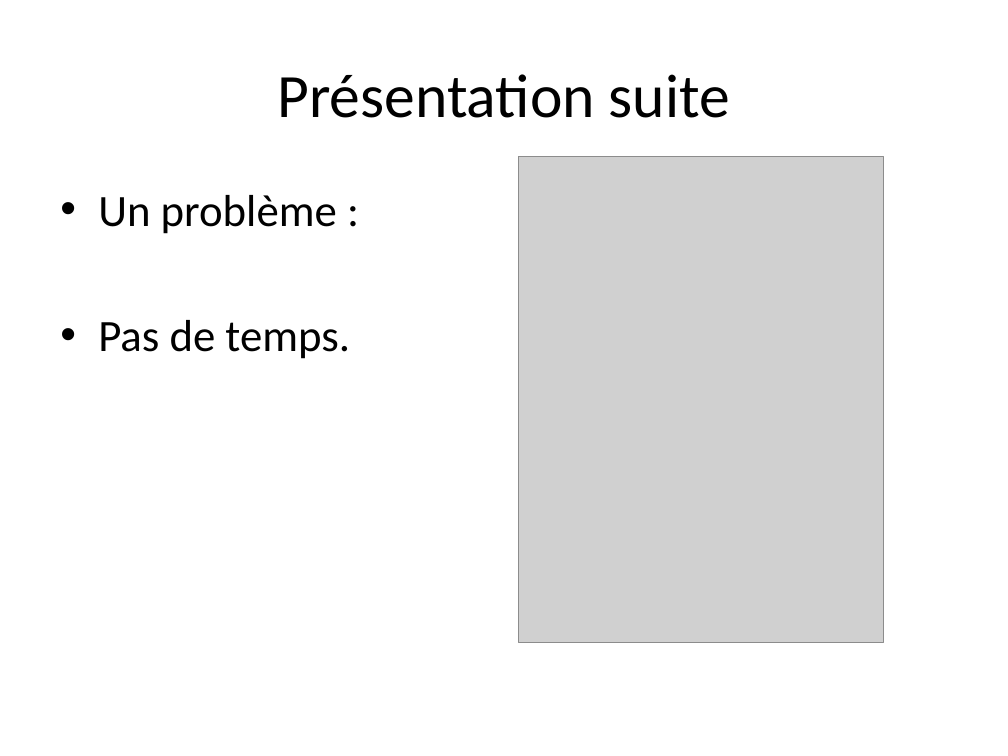
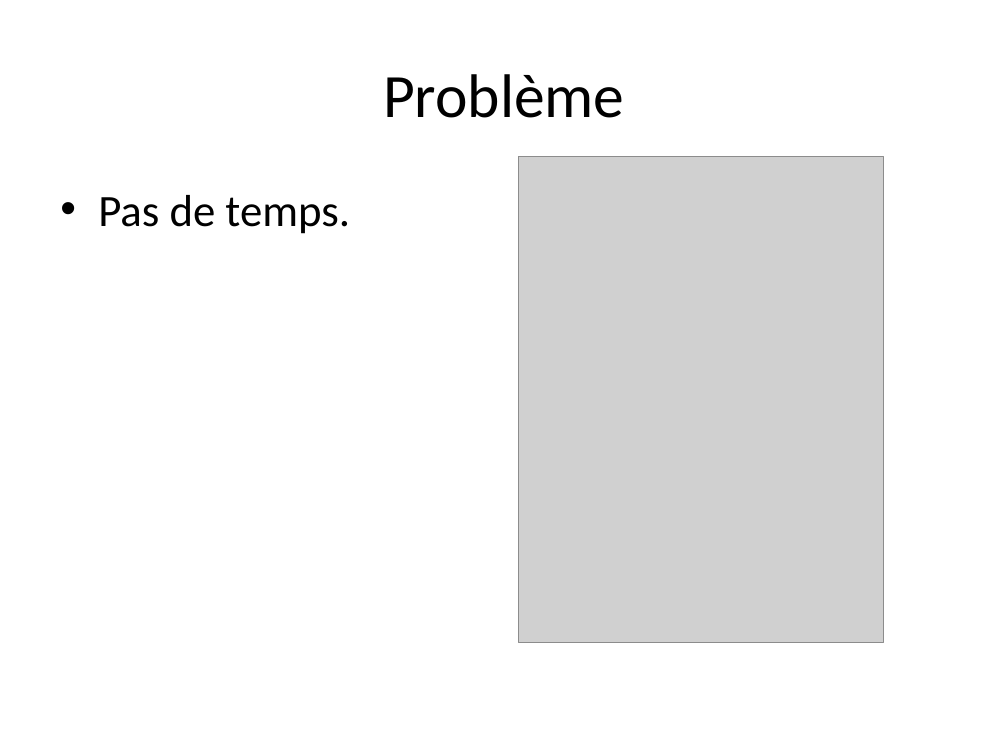
Before and after one commit to TheCopycat/protobuf-powered-android, a slide deck: slide 4 of protobuf-powered.pptx. Drawn at 1008x756 pixels with LibreOffice and Linux fonts; fonts in the diff are those of the drawing; grey boxes stand for pictures. Boxes give left, top, right and bottom in pixels: in the first picture for what was removed or moved away, otherwise in the second. Text is boxed around its words. In the diff, an @@ line names an element or a change of style, - is before the commit and + after.

```diff
--- a/protobuf-powered.pptx
+++ b/protobuf-powered.pptx
@@ title at (383,74,625,118): text changed @@
-Présentation suite
+Problème
@@ text at (98,195,337,234): paragraph removed @@
-• Un problème :
```
Also in this commit, not shown: 2 other slides changed, 2 slides added, 1 other file.
